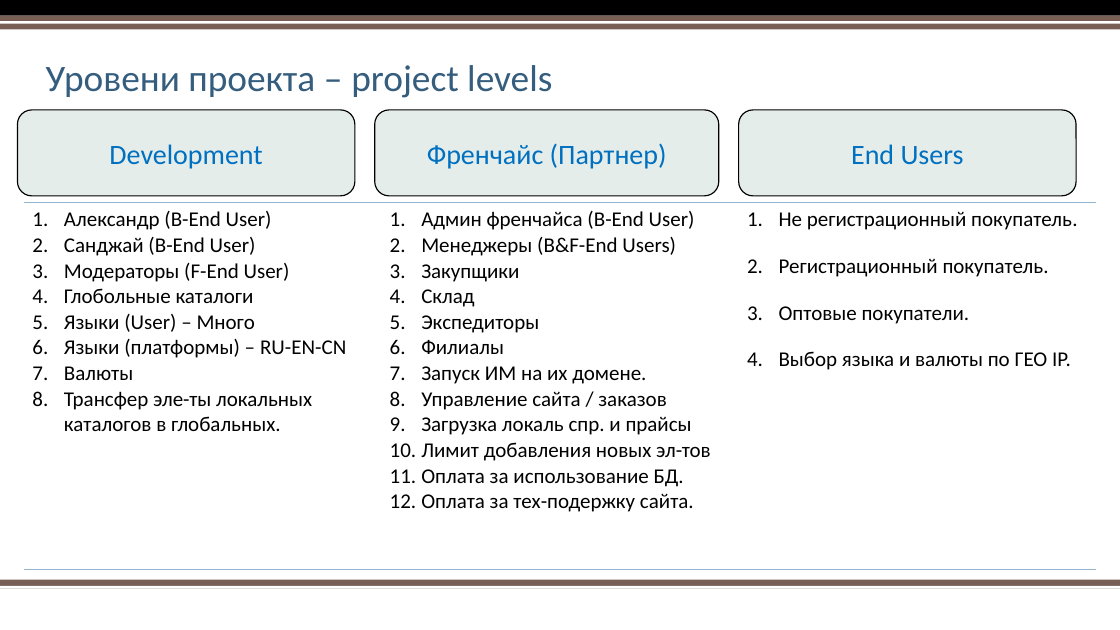
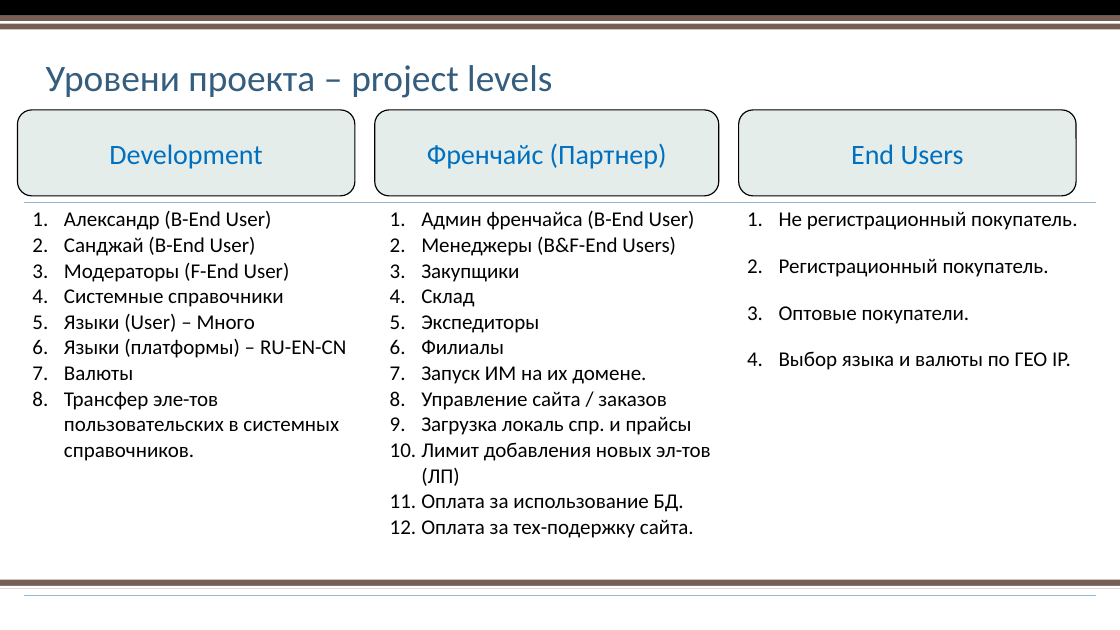
Before and after one commit to AlexPristupa/yatoyat, a slide deck: slide 4 of yatoyat-Project Overview.pptx. Drawn at 1120x630 pixels with LibreOffice and Linux fonts; fonts in the diff are those of the drawing; background and template pictures are left out. Boxes give left, top, right and bottom in pixels: in the first picture for what was removed or moved away, otherwise in the second. Text is boxed around its words. In the diff, an @@ line names an element or a change of style, - is before the commit and + after.

Commit message:
New Changes  - 17-09-2018
Саша
Я поменял файле
1. Обл бизнеса на Категорию и все дерево
2. Глобальные на системеные
3. Локальные на пользовательские
4. Перемещение колонки ФОТО
5. Настройка полей
6. Включить элемента в TOP
7. 3 Tabs - форма нового элемента
8. Поисковая строка - должна имеет ИКОНКУ почистить.
9. Добавил Модификацию.

```diff
--- a/yatoyat-Project Overview.pptx
+++ b/yatoyat-Project Overview.pptx
@@ table at (24, 202, 1096, 589) @@
-row 1, column 1: Александр (B-End User) / Санджай (B-End User) / Модераторы (F-End User) / Глобольные каталоги / Языки (User) – Много / Языки (платформы) – RU-EN-CN / Валюты / Трансфер эле-ты локальных каталогов в глобальных.
+row 1, column 1: Александр (B-End User) / Санджай (B-End User) / Модераторы (F-End User) / Системные справочники / Языки (User) – Много / Языки (платформы) – RU-EN-CN / Валюты / Трансфер эле-тов пользовательских в системных справочников.
-row 1, column 2: Админ френчайса (B-End User) / Менеджеры (B&F-End Users) / Закупщики / Склад / Экспедиторы / Филиалы / Запуск ИМ на их домене. / Управление сайта / заказов / Загрузка локаль спр. и прайсы / Лимит добавления новых эл-тов / Оплата за использование БД. / Оплата за тех-подержку сайта.
+row 1, column 2: Админ френчайса (B-End User) / Менеджеры (B&F-End Users) / Закупщики / Склад / Экспедиторы / Филиалы / Запуск ИМ на их домене. / Управление сайта / заказов / Загрузка локаль спр. и прайсы / Лимит добавления новых эл-тов (ЛП) / Оплата за использование БД. / Оплата за тех-подержку сайта.
```
Also in this commit, not shown: 23 other slides changed, 11 slides added.
